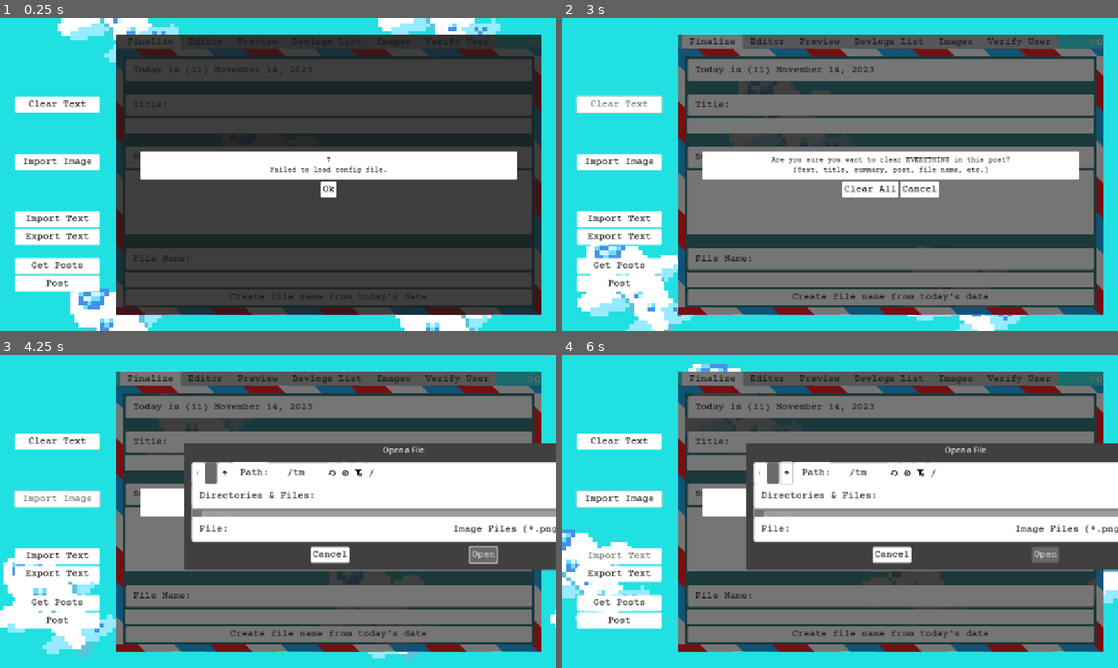
Above: before the commit, frames 1-4 (two rows, left to right).
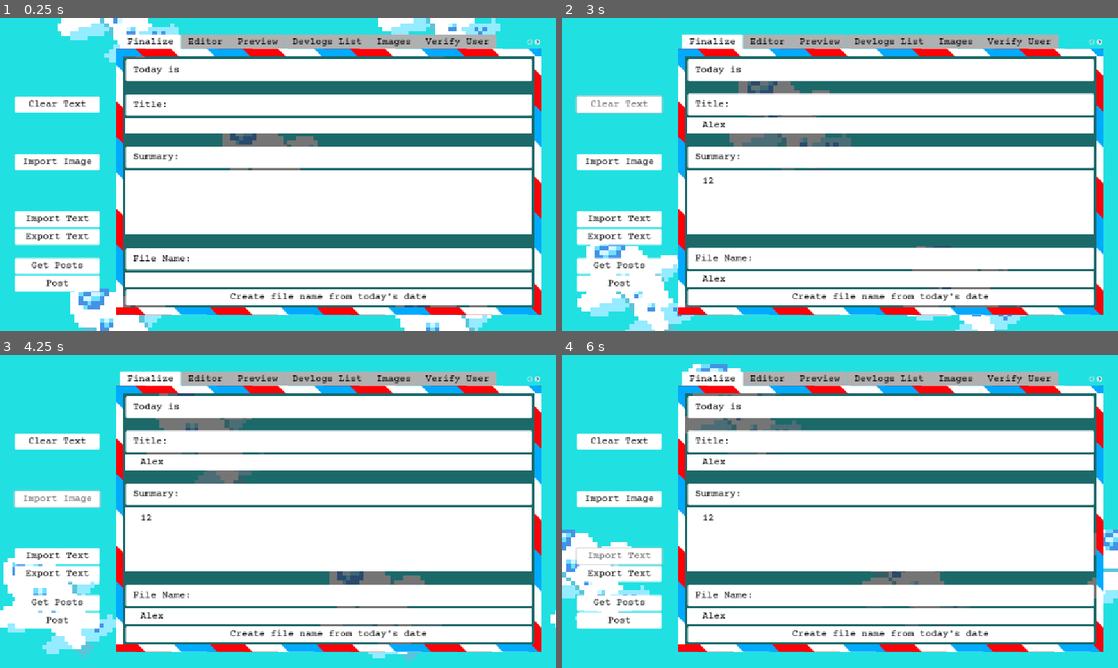
Above: after the commit, the same moments.

Repository: jennyton88/devlogs-maker
Game: Godot game, scene res://scenes/devlogs.tscn
Same seed, same stepped clock (60 frames per second), same inputs: the game is played once before the commit and once after it.
Inputs (mouse positions are in pixels of both pictures, inside the frame that each line leads up to):
- Up to frame 1 (0.25 s): no input
- Up to frame 2 (3 s): click (890, 124) at 0.52 s; type "Alex" at 0.6 s; click (890, 202) at 0.75 s; type "12" at 0.83 s; click (890, 280) at 0.98 s; type "Alex" at 1.07 s; click (890, 190) at 1.25 s, where only the run before the commit has a clickable "Ok"; click (890, 190) at 2 s, where only the run before the commit has a clickable "Ok"; click "Clear Text" at 2.75 s
- Up to frame 3 (4.25 s): click "Import Image" at 3.5 s
- Up to frame 4 (6 s): click (784, 473) at 4.27 s; click (784, 473) at 5.02 s; click "Import Text" at 5.75 s

The runs differ from the first frame. In frame 1, 63% of the frame differs, in the area x 20-98%, y 5-95%; in frame 2, 63%; in frame 3, 59%; in frame 4, 59%.
Error after the commit: Parse Error: Identifier "branch_ref" not declared in the current scope. (res://scripts/devlogs.gd:110)

Commit message:
get branch ref

Diff:
--- a/scripts/devlogs.gd
+++ b/scripts/devlogs.gd
@@ -99,6 +99,17 @@
 			"type": "blob"
 		});
 
+	# Get the reference to the branch the changes will be committed to
+	var result = request.get_ref(self);
+	if (result.has("error")):
+		workspace_container.create_error_popup(result["error"], result["error_type"]);
+		return;
+	else:
+		await result["request_signal"]; # make sure ref is collected
+
+	var head_ref_sha = branch_ref;
+	branch_ref = "";
+
 
 func _on_text_changed_preview(_new_text: String) -> void:
 	update_preview();
@@ -125,6 +136,8 @@
 					edit_ref.set_meta("sha", info["sha"]);
 					post_list.set_edit_ref(null);
 					clear_post();
+			elif (action == "get_ref"):
+				branch_ref = response["object"]["sha"];
 		HTTPClient.RESPONSE_CREATED: # new post
 			if (action == "post_devlog"):
 				var info = response["content"];
